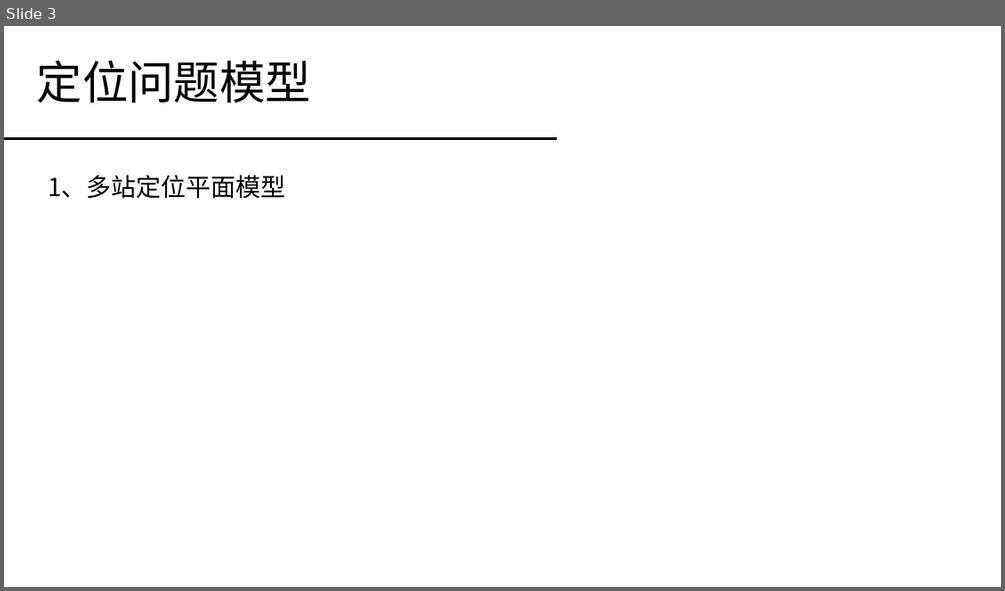
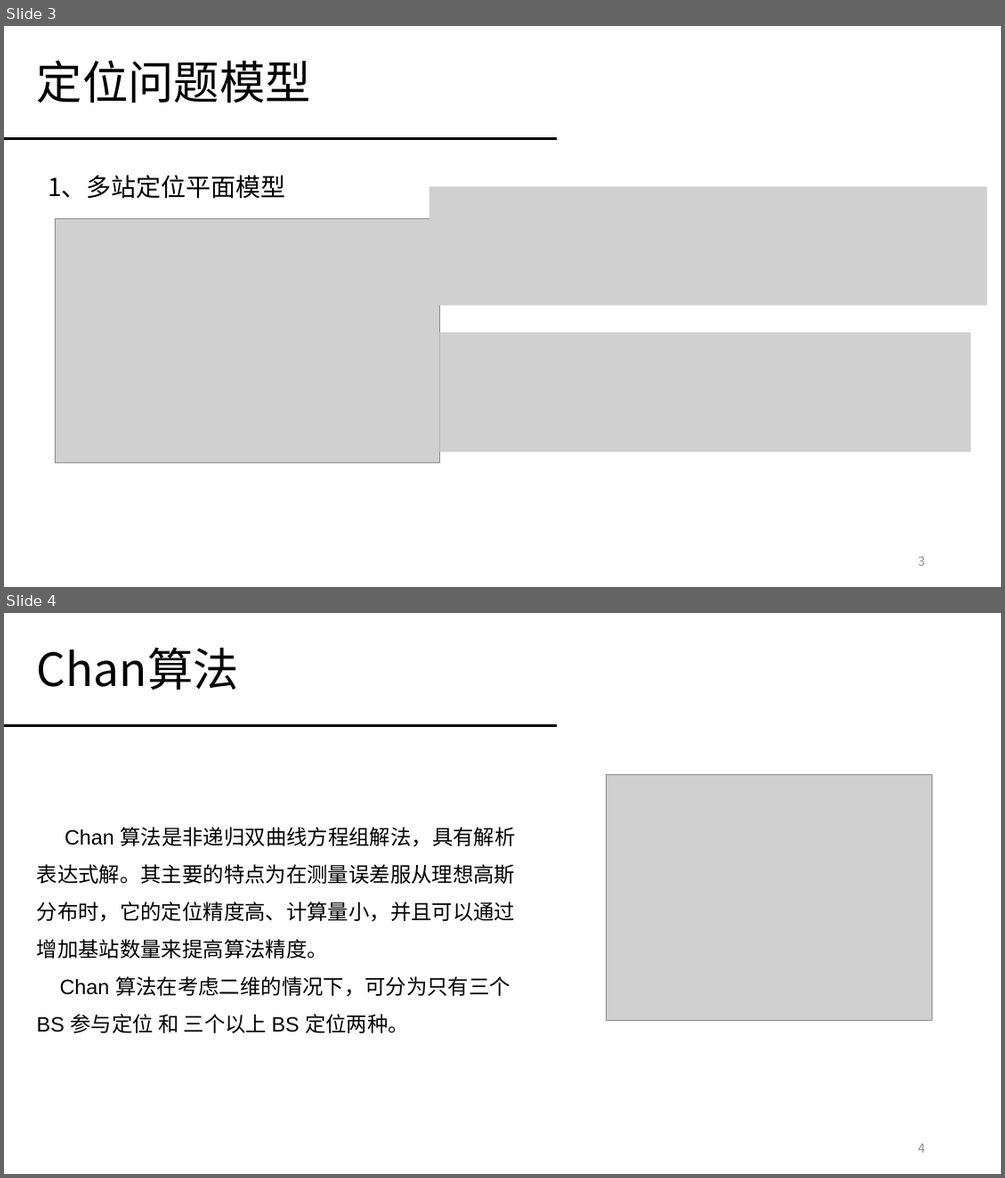
Before and after one commit to PengRui1995/-, a slide deck: 报告记录/阶段汇报2019-10-29 - 彭锐.pptx. Shown one above the other, each under a label of ours: slide 3 before the commit, slides 3 and 4 after it. The pictures are 1005x591 and 1005x1178 pixels, drawn with LibreOffice and Linux fonts; fonts in the diff are those of the drawing; grey boxes stand for pictures. Boxes give left, top, right and bottom in pixels: in the first picture for what was removed or moved away, otherwise in the second. Text is boxed around its words. In the diff, an @@ line names an element or a change of style, - is before the commit and + after.

```diff
--- a/报告记录/阶段汇报2019-10-29 - 彭锐.pptx
+++ b/报告记录/阶段汇报2019-10-29 - 彭锐.pptx
@@ slide 4 added at (x1=4, y1=613, x2=1001, y2=1174), background #FFFFFF @@
@@ title added at (x1=37, y1=647, x2=239, y2=690), 44 pt, text #000000 @@
+Chan算法
@@ line added from (4, 725) to (557, 725), #000000 3 pt @@
@@ picture added at (x1=606, y1=774, x2=932, y2=1020) @@
@@ text added at (x1=37, y1=827, x2=516, y2=1033), 20 pt, text #000000 @@
+Chan 算法是非递归双曲线方程组解法，具有解析表达式解。其主要的特点为在测量误差服从理想高斯分布时，它的定位精度高、计算量小，并且可以通过增加基站数量来提高算法精度。
+Chan 算法在考虑二维的情况下，可分为只有三个 BS 参与定位 和 三个以上 BS 定位两种。
@@ page number added at (x1=918, y1=1143, x2=925, y2=1152), 12 pt, text #8C8C8C @@
+4
@@ slide 3 changed as well @@
@@ picture added at (x1=429, y1=187, x2=987, y2=305) @@
@@ picture added at (x1=55, y1=218, x2=440, y2=463) @@
@@ picture added at (x1=440, y1=332, x2=971, y2=451) @@
@@ page number added at (x1=918, y1=556, x2=925, y2=565), 12 pt, text #8C8C8C @@
+3
```
Also in this commit, not shown: 3 other slides changed, 17 other slides added, 2 slides removed, 4 other files.
